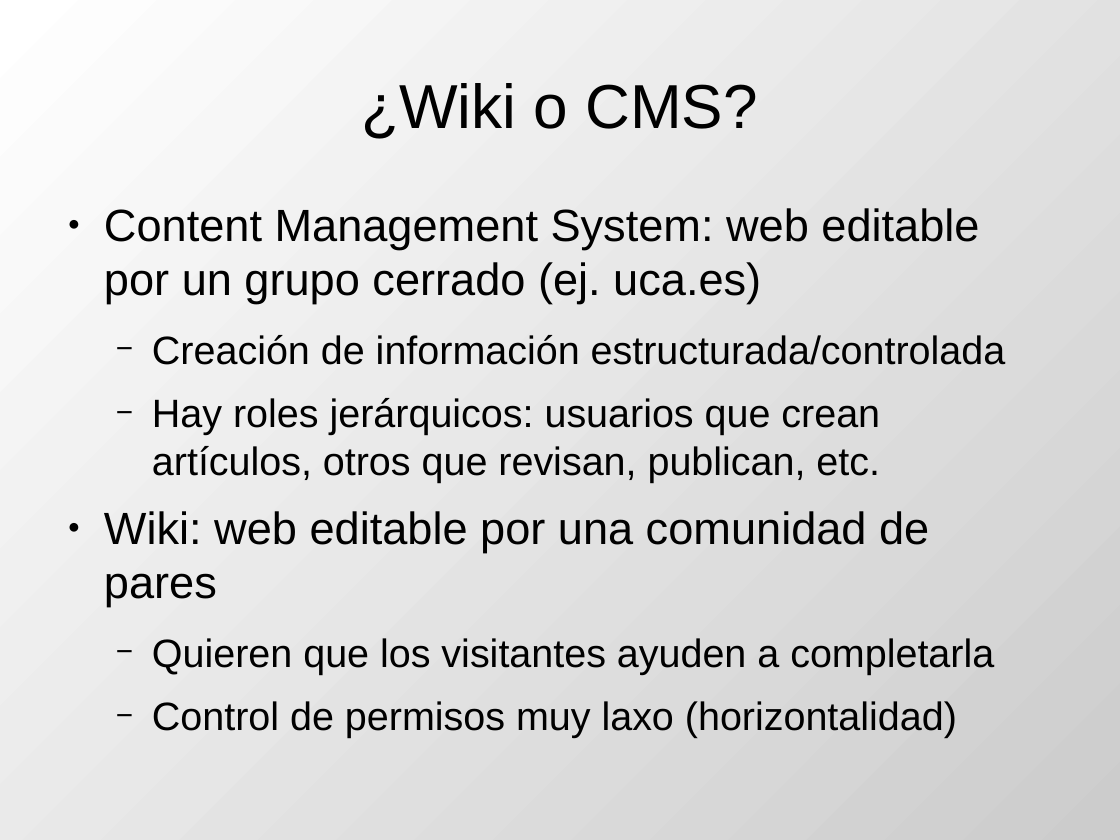
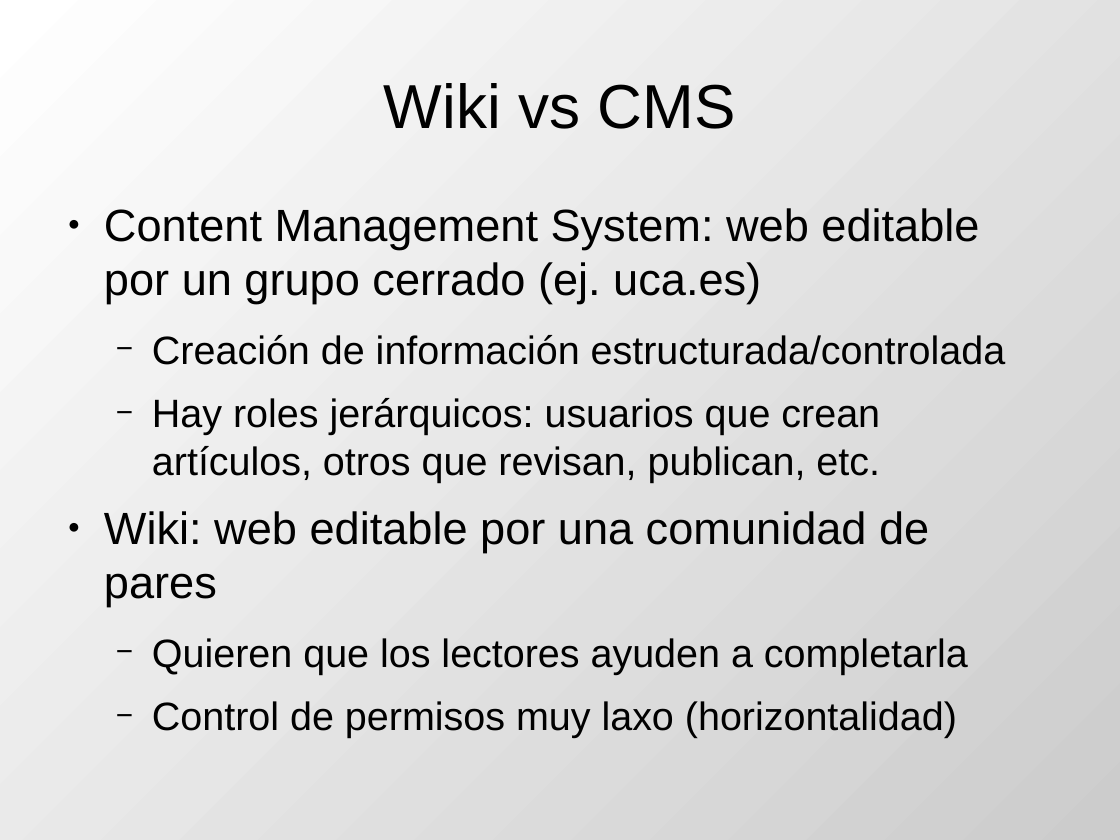
Before and after one commit to DrPantera/wikis4education, a slide deck: slide 5 of uca-2015/tema-1-Introduccion.odp. Drawn at 1120x840 pixels with LibreOffice and Linux fonts; fonts in the diff are those of the drawing. Boxes give left, top, right and bottom in pixels: in the first picture for what was removed or moved away, otherwise in the second. Text is boxed around its words. In the diff, an @@ line names an element or a change of style, - is before the commit and + after.

```diff
--- a/uca-2015/tema-1-Introduccion.odp
+++ b/uca-2015/tema-1-Introduccion.odp
@@ title at [384, 83, 735, 129]: text changed @@
-¿Wiki o CMS?
+Wiki vs CMS
@@ text at [152, 638, 968, 674]: text changed @@
-  − Quieren que los visitantes ayuden a completarla
+  − Quieren que los lectores ayuden a completarla
```
Also in this commit, not shown: 1 other file.
